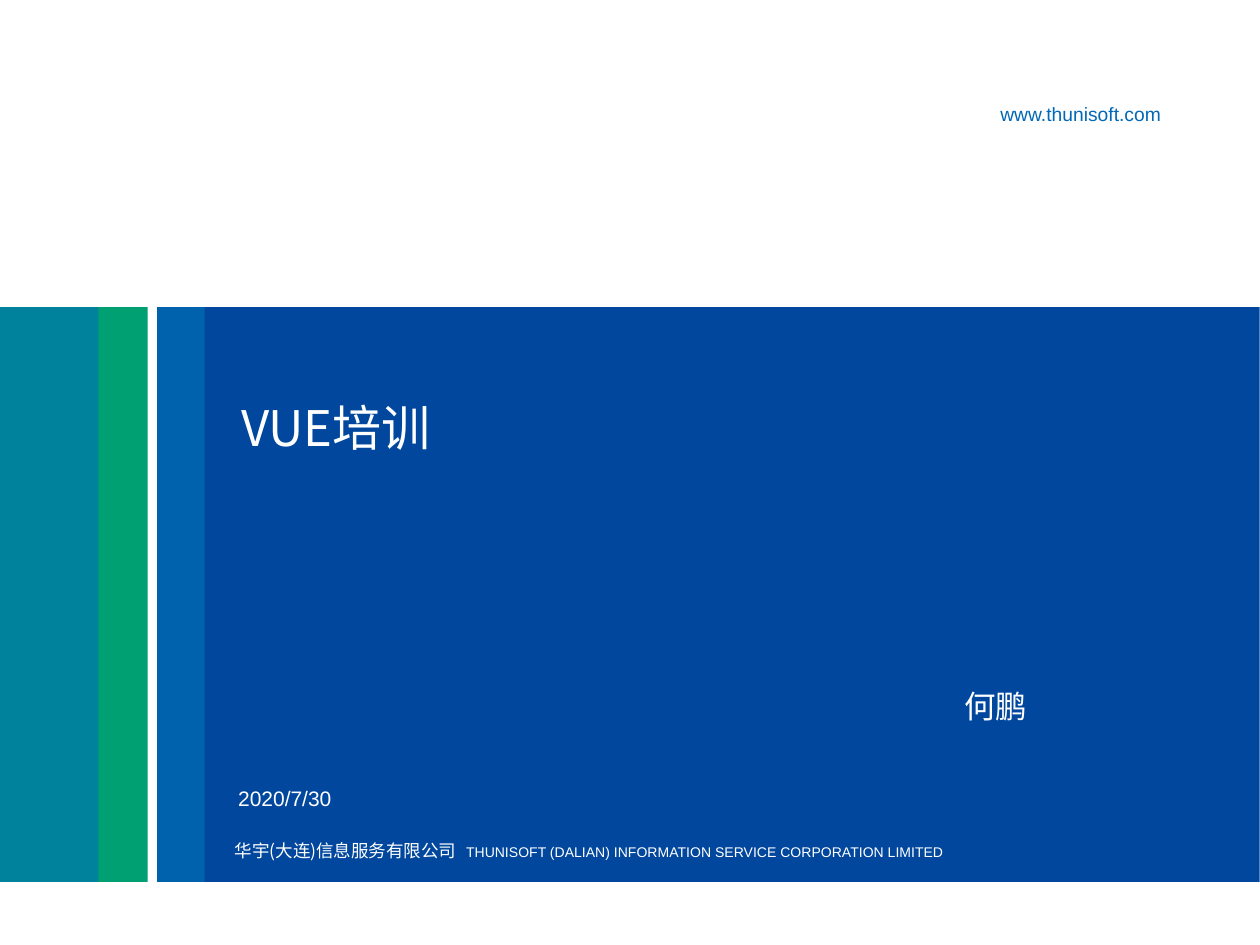
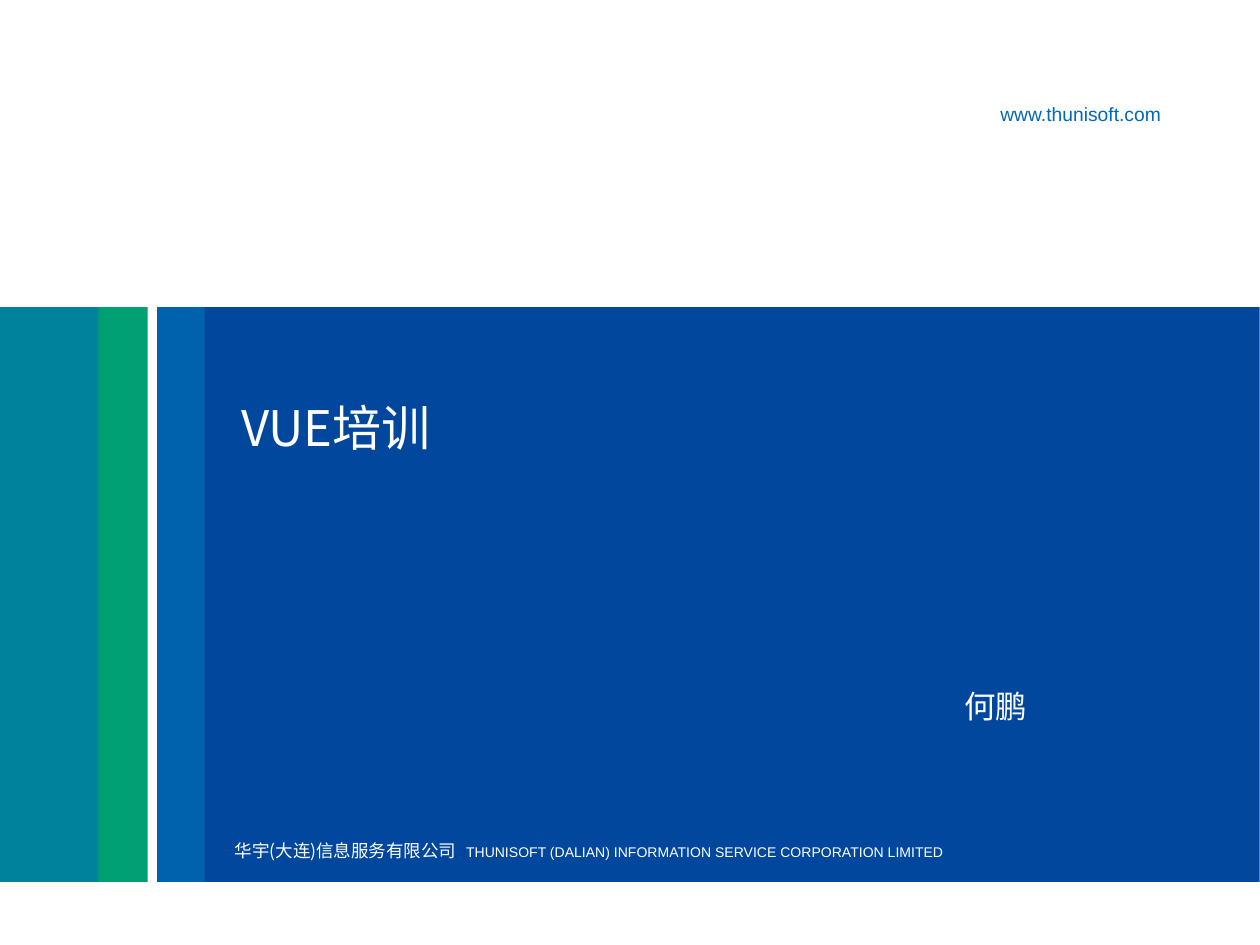
Before and after one commit to he8hepeng/thunisoftCli3, a slide deck: slide 2 of vue培训 v1.pptx (slide 1 before the commit). Drawn at 1260x945 pixels with LibreOffice and Linux fonts; fonts in the diff are those of the drawing; background and template pictures are left out. Boxes give left, top, right and bottom in pixels: in the first picture for what was removed or moved away, otherwise in the second. Text is boxed around its words. In the diff, an @@ line names an element or a change of style, - is before the commit and + after.

```diff
--- a/vue培训 v1.pptx
+++ b/vue培训 v1.pptx
@@ text removed at [238,790,331,807] @@
-2020/7/30
```
Also in this commit, not shown: 12 other slides changed, 3 slides added, 14 other files.
